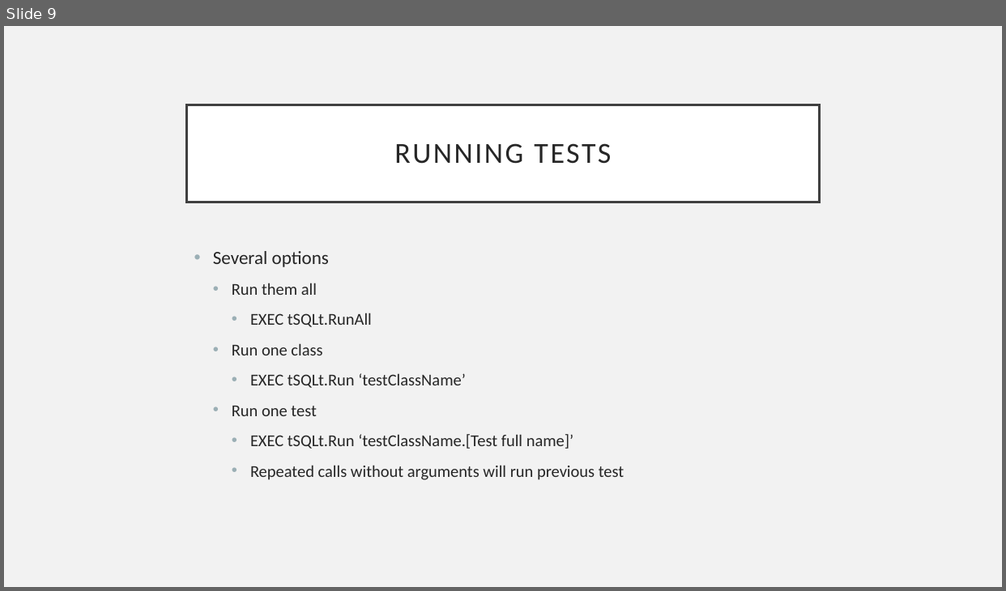
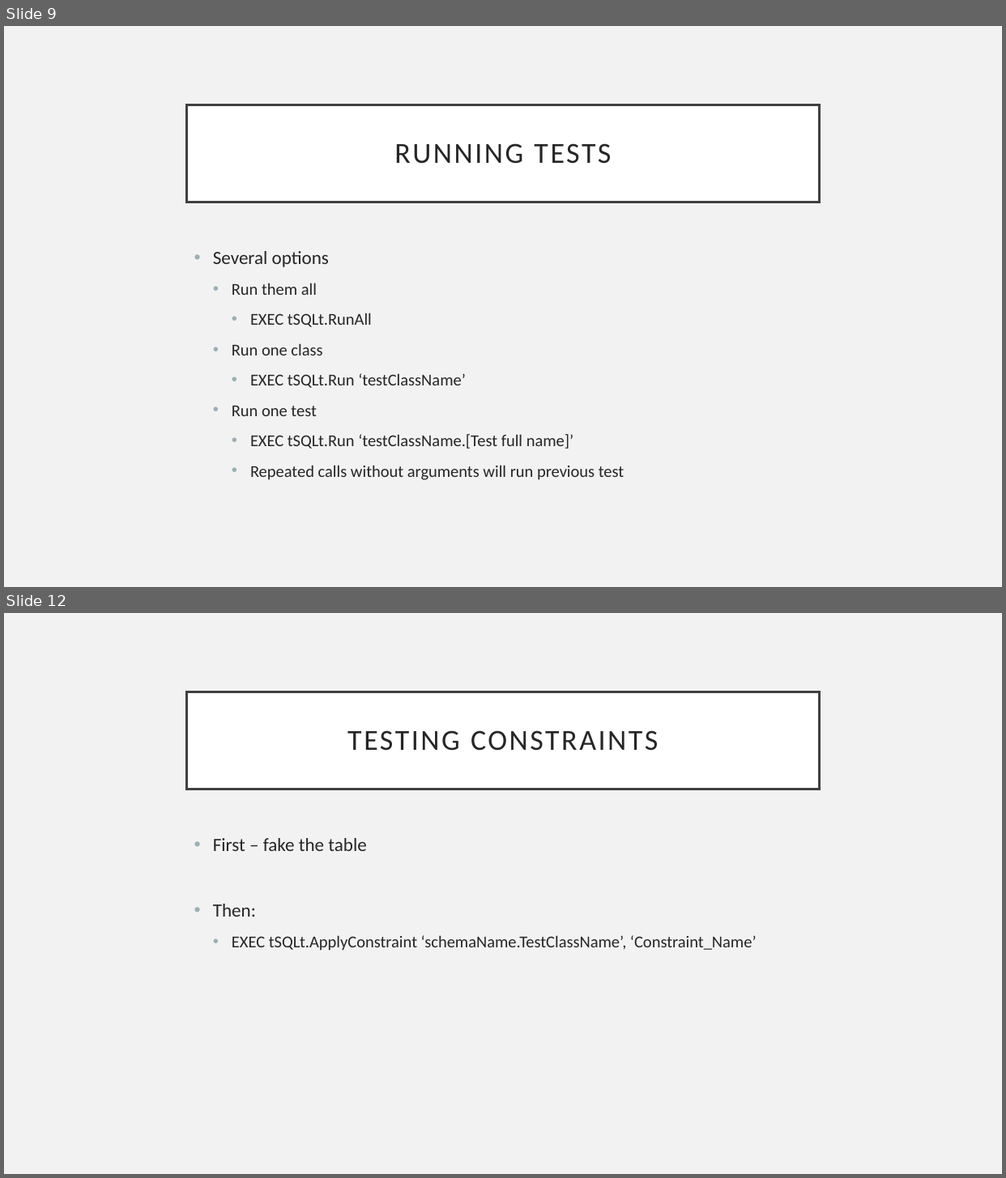
Before and after one commit to AndrewADev/intro-tsqlt-talk, a slide deck: tSQLt-Talk.pptx. Shown one above the other, each under a label of ours: slide 9 before the commit, slides 9 and 12 after it; the slides between them are not shown. The pictures are 1006x591 and 1006x1178 pixels, drawn with LibreOffice and Linux fonts; fonts in the diff are those of the drawing. Boxes give left, top, right and bottom in pixels: in the first picture for what was removed or moved away, otherwise in the second. Text is boxed around its words. In the diff, an @@ line names an element or a change of style, - is before the commit and + after.

```diff
--- a/tSQLt-Talk.pptx
+++ b/tSQLt-Talk.pptx
@@ slide 12 added at [4,613,1002,1174], background #F2F2F2 @@
@@ title added at [187,692,819,789], fill #FFFFFF, outline #404040 2.5 pt, 28 pt, text #262626 @@
+TESTING CONSTRAINTS
@@ text added at [213,838,756,951], 16 pt, text #262626 @@
+• First – fake the table
+• Then:
+  • EXEC tSQLt.ApplyConstraint ‘schemaName.TestClassName’, ‘Constraint_Name’
```
Also in this commit, not shown: 2 slides changed, 6 other slides added, 5 other files.
